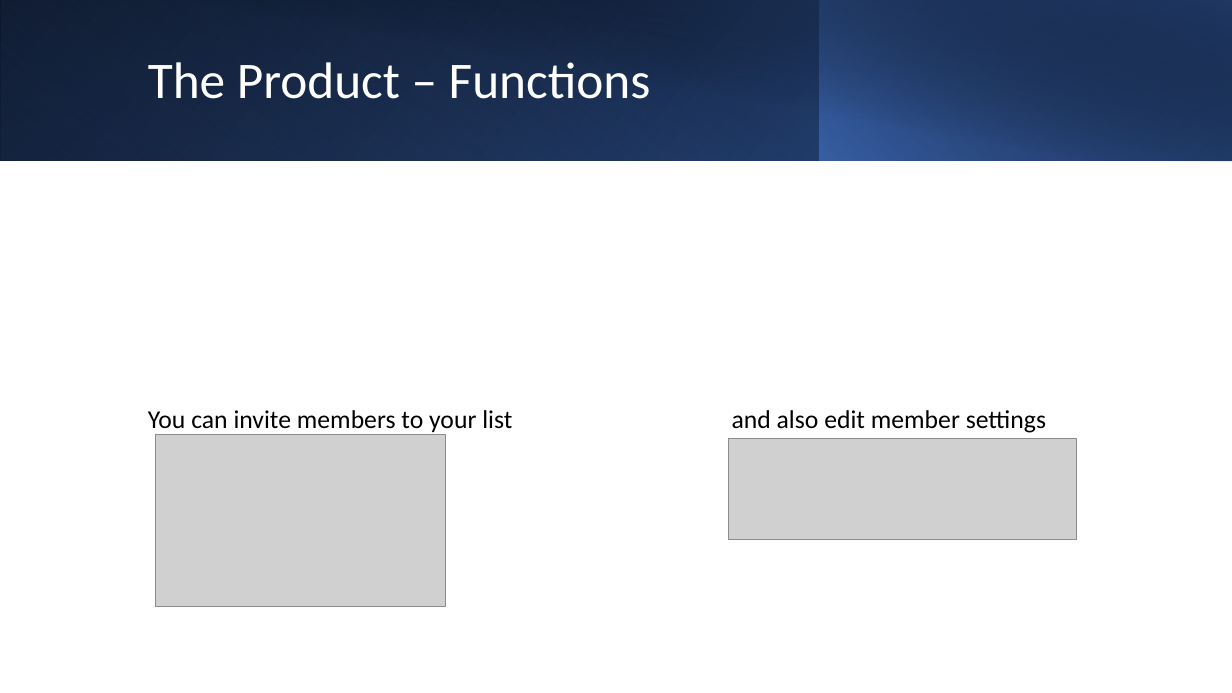
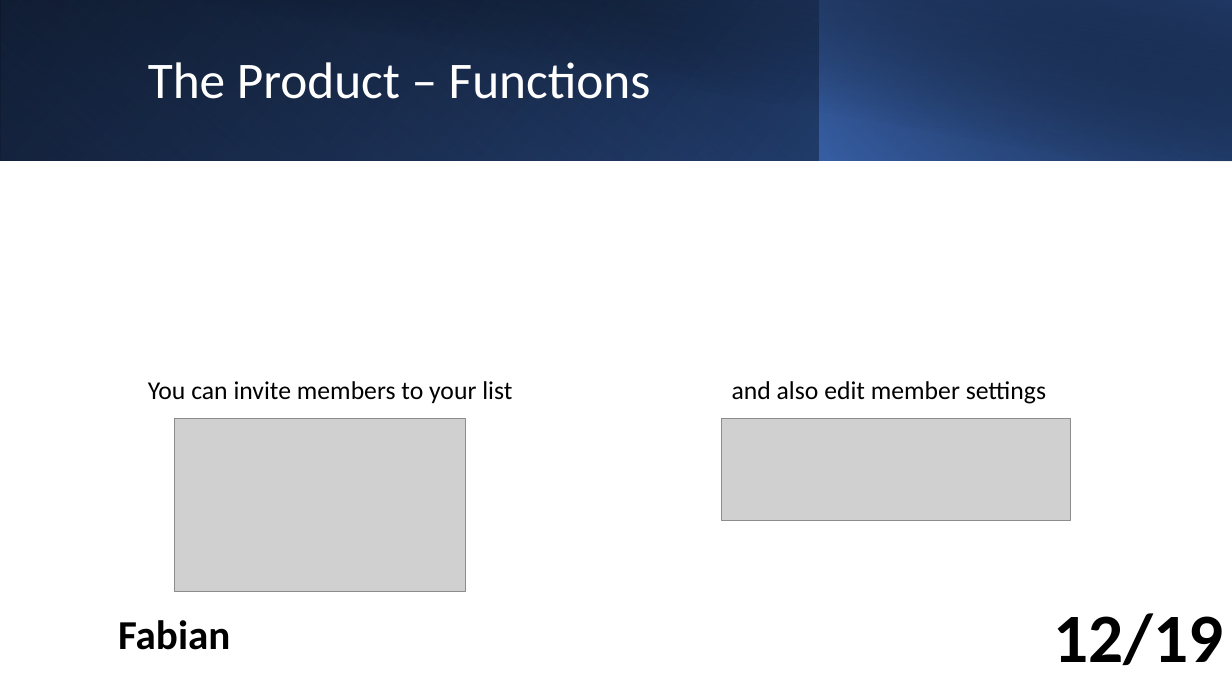
Before and after one commit to LuckyForce/ShareList, a slide deck: slide 12 of documents/T3-ShareList-Abschlusspräsentation_v1.0.pptx (slide 10 before the commit). Drawn at 1232x693 pixels with LibreOffice and Linux fonts; fonts in the diff are those of the drawing; grey boxes stand for pictures. Boxes give left, top, right and bottom in pixels: in the first picture for what was removed or moved away, otherwise in the second. Text is boxed around its words. In the diff, an @@ line names an element or a change of style, - is before the commit and + after.

```diff
--- a/documents/T3-ShareList-Abschlusspräsentation_v1.0.pptx
+++ b/documents/T3-ShareList-Abschlusspräsentation_v1.0.pptx
@@ text "You can invite members to ..." moved from (x1=148, y1=410, x2=1046, y2=433) to (x1=148, y1=381, x2=1046, y2=404) @@
@@ picture moved from (x1=155, y1=434, x2=446, y2=606) to (x1=175, y1=419, x2=466, y2=591) @@
@@ picture moved from (x1=728, y1=438, x2=1077, y2=539) to (x1=722, y1=419, x2=1070, y2=519) @@
@@ text added at (x1=118, y1=620, x2=230, y2=650), 32 pt, text #000000, bold @@
+Fabian
@@ text added at (x1=1053, y1=613, x2=1223, y2=665), 54 pt, text #000000, bold @@
+12/19
```
Also in this commit, not shown: 15 other slides changed, 3 slides added, 1 other file.
